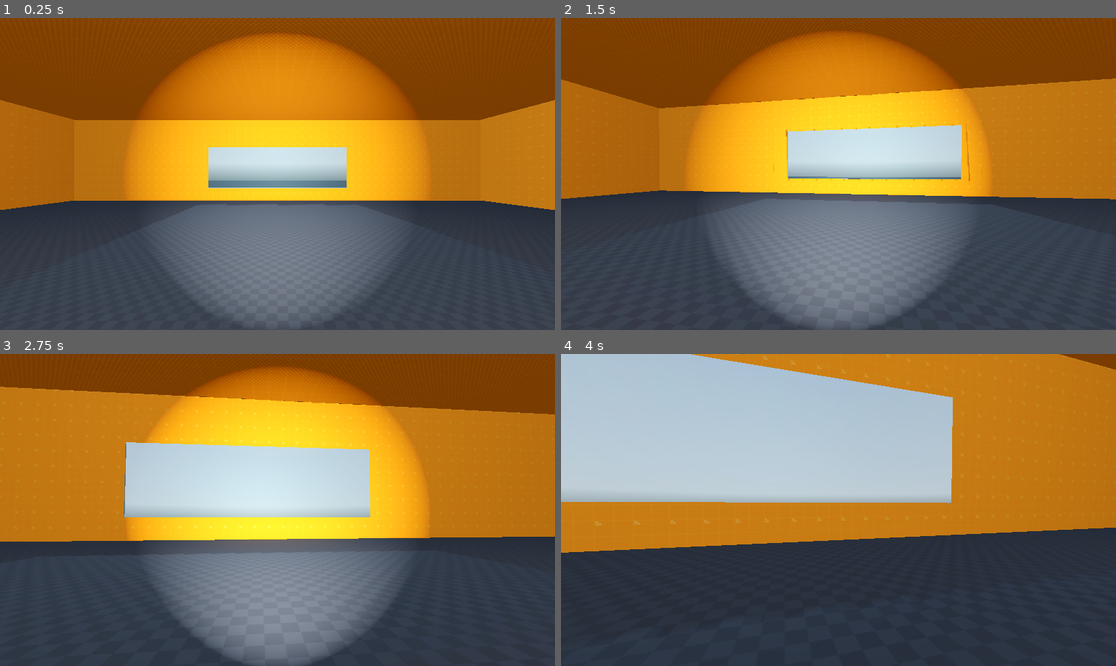
Above: before the commit, frames 1-4 (two rows, left to right).
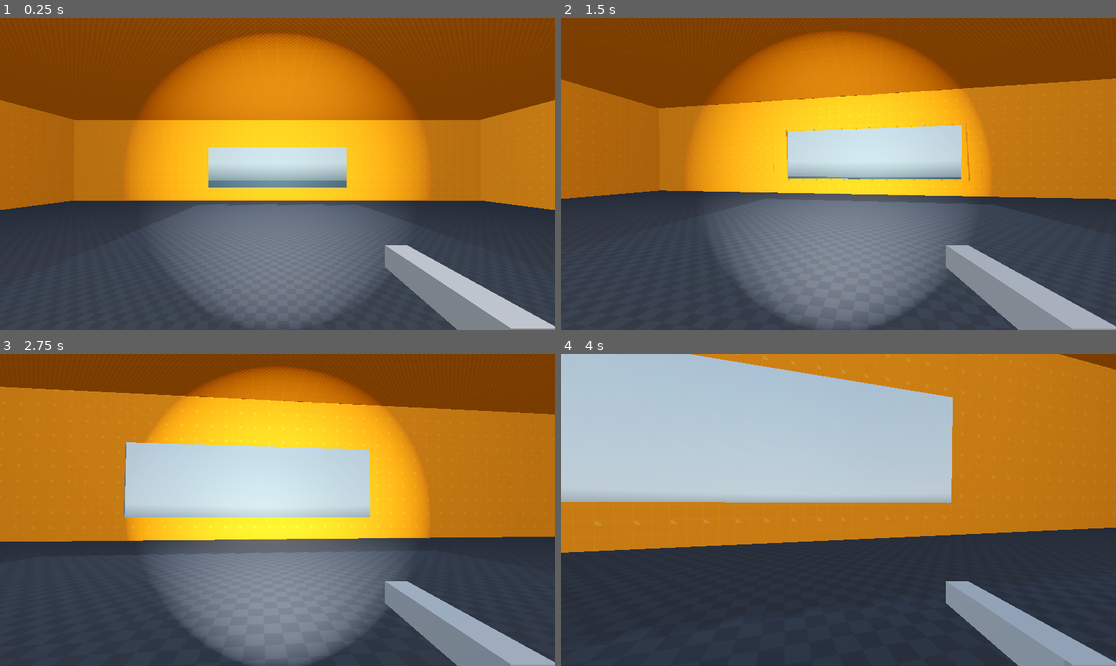
Above: after the commit, the same moments.

Repository: blakenuova/hoarder
Game: Godot game, scene res://Scenes/Levels/safe_zone.tscn
Two runs of this game, one before a commit and one after it. Both use one fixed random seed, a clock stepped at 60 frames per second and the inputs below. A sky picture missing from this copy of the repository is replaced by a grey-blue gradient.
Inputs (mouse positions are in pixels of both pictures, inside the frame that each line leads up to):
- Up to frame 1 (0.25 s): no input
- Up to frame 2 (1.5 s): move the mouse to (866, 174) at 0.52 s; press the mouse at (866, 174) at 0.53 s; hold W (move_forward) from 0.53 s (still down); tap Space (jump) at 0.77 s; move the mouse to (810, 174) at 1.27 s; release the mouse at (810, 174) at 1.28 s; tap Ctrl (crouch) at 1.35 s
- Up to frame 3 (2.75 s): keep holding W (move_forward); tap Space (jump) at 1.52 s; click (249, 510) at 1.55 s; move the mouse to (288, 503) at 2.02 s; press the mouse at (288, 503) at 2.03 s
- Up to frame 4 (4 s): keep holding W (move_forward); move the mouse to (832, 516) at 2.77 s; release the mouse at (832, 516) at 2.78 s; tap F (flashlight) at 2.85 s; tap Space (jump) at 3.02, 3.77 s; click (832, 516) at 3.05 s; move the mouse to (877, 513) at 3.52 s; press the mouse at (877, 513) at 3.53 s; tap E (interact) at 3.6 s

The runs differ from the first frame. In frame 1, 3.5% of the frame differs, in the area x 69-100%, y 72-100%; in frame 2, 3.5%; in frame 3, 3.5%; in frame 4, 3.5%.

Commit message:
Add consumable items and basic weapon system
Introduced a new consumable item (Bandage) with icon, resource, and pickup scene. Added a base ConsumableItem script and updated inventory UI and player logic to support item usage. Implemented a basic weapon system with a Blaster scene and Weapon script, and integrated weapon handling into the player. Updated safe_zone and player scenes to include new items and weapons.

Diff:
--- /dev/null
+++ b/Resources/Items/Bandage.tres
@@ -0,0 +1,14 @@
+[gd_resource type="Resource" script_class="ConsumableItem" load_steps=3 format=3 uid="uid://b7yfil8l7t4w0"]
+
+[ext_resource type="Texture2D" uid="uid://b1mu6odm5l76b" path="res://Assets/2D Assets/Resource Icons/Bandage.png" id="1_3h0cu"]
+[ext_resource type="Script" uid="uid://d0oermyymlyyp" path="res://Scripts/Inventory/consumable_item.gd" id="2_p6dhk"]
+
+[resource]
+script = ExtResource("2_p6dhk")
+health_bonus = 20
+name = "Bandage"
+description = "Simple Bandage. Useful for healing small cuts"
+stackable = true
+icon = ExtResource("1_3h0cu")
+pickup_scene_path = "uid://8pvex1nnyd40"
+metadata/_custom_type_script = "uid://d0oermyymlyyp"
--- /dev/null
+++ b/Scenes/Inventory/Items/MedkitPickup.tscn
@@ -0,0 +1,38 @@
+[gd_scene load_steps=8 format=3 uid="uid://8pvex1nnyd40"]
+
+[ext_resource type="Script" uid="uid://wqyyyjffuct6" path="res://Scripts/Interactable/pickup.gd" id="1_xkwf2"]
+[ext_resource type="Resource" uid="uid://b7yfil8l7t4w0" path="res://Resources/Items/Bandage.tres" id="2_xkwf2"]
+
+[sub_resource type="StandardMaterial3D" id="StandardMaterial3D_xkwf2"]
+albedo_color = Color(0.72658604, 0.837382, 0.9017603, 1)
+
+[sub_resource type="CylinderMesh" id="CylinderMesh_nyxgd"]
+material = SubResource("StandardMaterial3D_xkwf2")
+
+[sub_resource type="StandardMaterial3D" id="StandardMaterial3D_jmlda"]
+albedo_color = Color(0.646029, 0.646029, 0.646029, 1)
+
+[sub_resource type="CylinderMesh" id="CylinderMesh_w56sa"]
+material = SubResource("StandardMaterial3D_jmlda")
+top_radius = 0.8
+bottom_radius = 0.8
+
+[sub_resource type="CylinderShape3D" id="CylinderShape3D_hwp3t"]
+height = 0.25976563
+radius = 0.08300781
+
+[node name="Flashlight" type="RigidBody3D"]
+script = ExtResource("1_xkwf2")
+item_data = ExtResource("2_xkwf2")
+
+[node name="MeshInstance3D" type="MeshInstance3D" parent="."]
+transform = Transform3D(0.09, 0, 0, 0, 0.12747101, 0, 0, 0, 0.09, 0, 0.0027854647, 0)
+mesh = SubResource("CylinderMesh_nyxgd")
+
+[node name="MeshInstance3D2" type="MeshInstance3D" parent="."]
+transform = Transform3D(0.09399413, 0, 0, 0, 0.08418385, 0, 0, 0, 0.09399413, 0, 0.015808487, 0)
+mesh = SubResource("CylinderMesh_w56sa")
+
+[node name="CollisionShape3D" type="CollisionShape3D" parent="."]
+transform = Transform3D(1, 0, 0, 0, 1, 0, 0, 0, 1, 0, 0.0014648438, 0)
+shape = SubResource("CylinderShape3D_hwp3t")
--- a/Scenes/Inventory/item_data.gd
+++ b/Scenes/Inventory/item_data.gd
@@ -7,3 +7,10 @@
 @export var stackable: bool = false
 @export var icon: Texture2D # The image we will show in the inventory grid
 @export_file("*.tscn") var pickup_scene_path: String
+
+
+# Base usage function. By default, items don't do anything.
+# We pass the 'player' node so the item can modify health, etc.
+func use(player: Node) -> bool:
+	print("Used generic item: " + name)
+	return false # Return false means "Don't consume this item" (it stays in inventory)
--- a/Scenes/Levels/safe_zone.tscn
+++ b/Scenes/Levels/safe_zone.tscn
@@ -10,6 +10,7 @@
 [ext_resource type="PackedScene" uid="uid://couv4onmpyk7p" path="res://Scenes/Interactables/light_switch.tscn" id="6_eq3jn"]
 [ext_resource type="PackedScene" uid="uid://pa7qbuhfjv2p" path="res://Scenes/Inventory/Items/flashlight.tscn" id="9_r6koe"]
 [ext_resource type="PackedScene" uid="uid://s1wgwcxpxije" path="res://Scenes/Inventory/Items/scrap.tscn" id="10_lesm6"]
+[ext_resource type="PackedScene" uid="uid://8pvex1nnyd40" path="res://Scenes/Inventory/Items/MedkitPickup.tscn" id="11_nv2pg"]
 
 [sub_resource type="PanoramaSkyMaterial" id="PanoramaSkyMaterial_erxk3"]
 panorama = ExtResource("1_eihp4")
@@ -227,3 +228,6 @@
 
 [node name="Scrap9" parent="Test" instance=ExtResource("10_lesm6")]
 transform = Transform3D(1, 0, 0, 0, 1, 0, 0, 0, 1, -15.13123, 0.7565228, -2.039886)
+
+[node name="Flashlight" parent="." instance=ExtResource("11_nv2pg")]
+transform = Transform3D(1, 0, 0, 0, 1, 0, 0, 0, 1, -5.564266, 1.5622956, 0)
--- a/Scenes/Player/player.tscn
+++ b/Scenes/Player/player.tscn
@@ -1,9 +1,10 @@
-[gd_scene load_steps=12 format=3 uid="uid://dawkm5qux46eg"]
+[gd_scene load_steps=13 format=3 uid="uid://dawkm5qux46eg"]
 
 [ext_resource type="Script" uid="uid://brvg1xmmcddau" path="res://Scripts/Player/player.gd" id="1_a3d8c"]
 [ext_resource type="Texture2D" uid="uid://dweium05d13j" path="res://Assets/Textures/t_flashlightpattern.png" id="1_uvnfx"]
 [ext_resource type="Script" uid="uid://j7drgslv6nak" path="res://Scripts/Inventory/inventory.gd" id="2_dd0ac"]
 [ext_resource type="AudioStream" uid="uid://dl3ukvuo40850" path="res://Assets/Sounds/Light Switch Click On Sfx.wav" id="3_htcer"]
+[ext_resource type="PackedScene" uid="uid://dy4nhwb87joqq" path="res://Scenes/Weapons/blaster.tscn" id="3_jlvik"]
 [ext_resource type="PackedScene" uid="uid://dkh18u2sg55nl" path="res://Scenes/UI/hud.tscn" id="3_xpcdj"]
 [ext_resource type="AudioStream" uid="uid://dfro8rrmv8ju" path="res://Assets/Sounds/Footsteps/01-footstep.ogg" id="4_mtuoh"]
 [ext_resource type="PackedScene" uid="uid://t13qlaue6ohv" path="res://Scenes/UI/inventory_ui.tscn" id="6_0u5uq"]
@@ -30,6 +31,9 @@
 [node name="Camera3D" type="Camera3D" parent="Head"]
 
 [node name="WeaponHolder" type="Node3D" parent="Head/Camera3D"]
+
+[node name="Blaster" parent="Head/Camera3D/WeaponHolder" instance=ExtResource("3_jlvik")]
+transform = Transform3D(1, 0, 0, 0, 1, 0, 0, 0, 1, 0.53896165, -0.3733548, -0.6760826)
 
 [node name="InteractRay" type="RayCast3D" parent="Head/Camera3D"]
 target_position = Vector3(0, 0, -1.2)
--- /dev/null
+++ b/Scenes/Weapons/blaster.tscn
@@ -0,0 +1,16 @@
+[gd_scene load_steps=3 format=3 uid="uid://dy4nhwb87joqq"]
+
+[ext_resource type="Script" uid="uid://bpepctvfk2t57" path="res://Scripts/Weapons/weapon.gd" id="1_s2cw2"]
+
+[sub_resource type="BoxMesh" id="BoxMesh_fsavt"]
+size = Vector3(0.1, 0.1, 0.5)
+
+[node name="Blaster" type="Node3D"]
+script = ExtResource("1_s2cw2")
+
+[node name="MeshInstance3D" type="MeshInstance3D" parent="."]
+mesh = SubResource("BoxMesh_fsavt")
+
+[node name="RayCast3D" type="RayCast3D" parent="."]
+transform = Transform3D(1, 0, 0, 0, 1, 0, 0, 0, 1, 0, 0, -0.2)
+target_position = Vector3(0, 0, -100)
--- /dev/null
+++ b/Scripts/Inventory/consumable_item.gd
@@ -0,0 +1,14 @@
+extends ItemData
+class_name ConsumableItem
+
+@export var health_bonus: int = 10
+
+# We override the base function
+func use(player: Node) -> bool:
+	# Check if the player has a "health" variable (we will add this next)
+	if "health" in player:
+		player.health += health_bonus
+		print("Used " + name + ". Health is now: " + str(player.health))
+		return true # Return true means "Destroy this item after use"
+
+	return false
--- a/Scripts/Inventory/inventory_ui.gd
+++ b/Scripts/Inventory/inventory_ui.gd
@@ -1,9 +1,16 @@
 extends Control
 
+
+#Signals
 signal drop_item(index) # Signal to tell Player to drop something
+signal use_item(index)
+
 
 var slot_scene = preload("res://Scenes/UI/InventorySlot.tscn")
 @onready var grid = $Panel/Grid
+
+
+
 
 func update_grid(items: Array[ItemData]):
 	# Clear existing
@@ -25,3 +32,5 @@
 	if button == MOUSE_BUTTON_RIGHT:
 		# Trigger the drop
 		drop_item.emit(index)
+	elif button == MOUSE_BUTTON_LEFT:
+		use_item.emit(index)
--- a/Scripts/Player/player.gd
+++ b/Scripts/Player/player.gd
@@ -35,6 +35,7 @@
 @onready var camera = $Head/Camera3D
 @onready var inventory: Inventory = $Inventory
 @onready var inventory_ui: Control = $CanvasLayer/InventoryUI
+@onready var weapon_holder: Node3D = $Head/Camera3D/WeaponHolder
 
 
 # --------------- audio node ---------------
@@ -52,7 +53,8 @@
 @onready var flashlight: SpotLight3D = $Head/Camera3D/Flashlight
 @onready var flashlight_audio: AudioStreamPlayer3D = $Head/Camera3D/Flashlight/Flashlight_audio
 
-
+# Player Stats
+@export var health: int = 100
 
 #-------------------------------------------------------------------------------
 
@@ -68,6 +70,7 @@
 
 	# Listen for Drop Request
 	inventory_ui.drop_item.connect(_on_drop_item)
+	inventory_ui.use_item.connect(_on_use_item)
 
 func _input(event):
 	# Toggle Inventory (Always allow this so we can close it!)
@@ -105,7 +108,7 @@
 
 	_flashlight()
 	_interaction_logic()
-
+	_handle_combat()
 	# 1. Handle Stance (Crouch/Prone)
 	handle_stance()
 
@@ -283,3 +286,24 @@
 
 	# 3. Remove from Inventory
 	inventory.remove_item_at_index(index)
+
+func _on_use_item(index: int):
+	# 1. Get the item
+	var item_to_use = inventory.items[index]
+
+	# 2. Try to use it. Pass 'self' (the player) to the item.
+	var was_used = item_to_use.use(self)
+
+	# 3. If the item says it was consumed (returns true), remove it.
+	if was_used:
+		inventory.remove_item_at_index(index)
+
+func _handle_combat():
+	# Only shoot if mouse is captured (Inventory is closed)
+	if Input.mouse_mode == Input.MOUSE_MODE_CAPTURED:
+		if Input.is_action_pressed("fire"): # Make sure "fire" is in your Input Map (Left Click)
+			# Loop through children in WeaponHolder and call shoot()
+			# This is a simple way to shoot whatever gun is currently equipped
+			for child in weapon_holder.get_children():
+				if child.has_method("shoot"):
+					child.shoot()
--- /dev/null
+++ b/Scripts/Weapons/weapon.gd
@@ -0,0 +1,30 @@
+extends Node3D
+class_name Weapon
+
+@export var damage: int = 10
+@export var fire_rate: float = 0.5 # Seconds between shots
+
+@onready var ray_cast: RayCast3D = $RayCast3D
+
+
+var can_shoot = true
+
+func shoot():
+	if not can_shoot:
+		return
+
+	print("Bang!")
+
+	# Cooldown Logic
+	can_shoot = false
+	await get_tree().create_timer(fire_rate).timeout
+	can_shoot = true
+
+	# Hit Detection
+	if ray_cast.is_colliding():
+		var target = ray_cast.get_collider()
+		print("Hit: " + target.name)
+
+		# TODO: Later we will call target.take_damage(damage)
+		if target.has_method("take_damage"):
+			target.take_damage(damage)
Binary file added: Assets/2D Assets/Resource Icons/Bandage.png
Not shown, added: Assets/2D Assets/Resource Icons/Bandage.png.import
Not shown: 1 places in Scenes/Levels/safe_zone.tscn that only renumber resources
Not shown, added: Scripts/Inventory/consumable_item.gd.uid
Not shown, added: Scripts/Weapons/weapon.gd.uid
